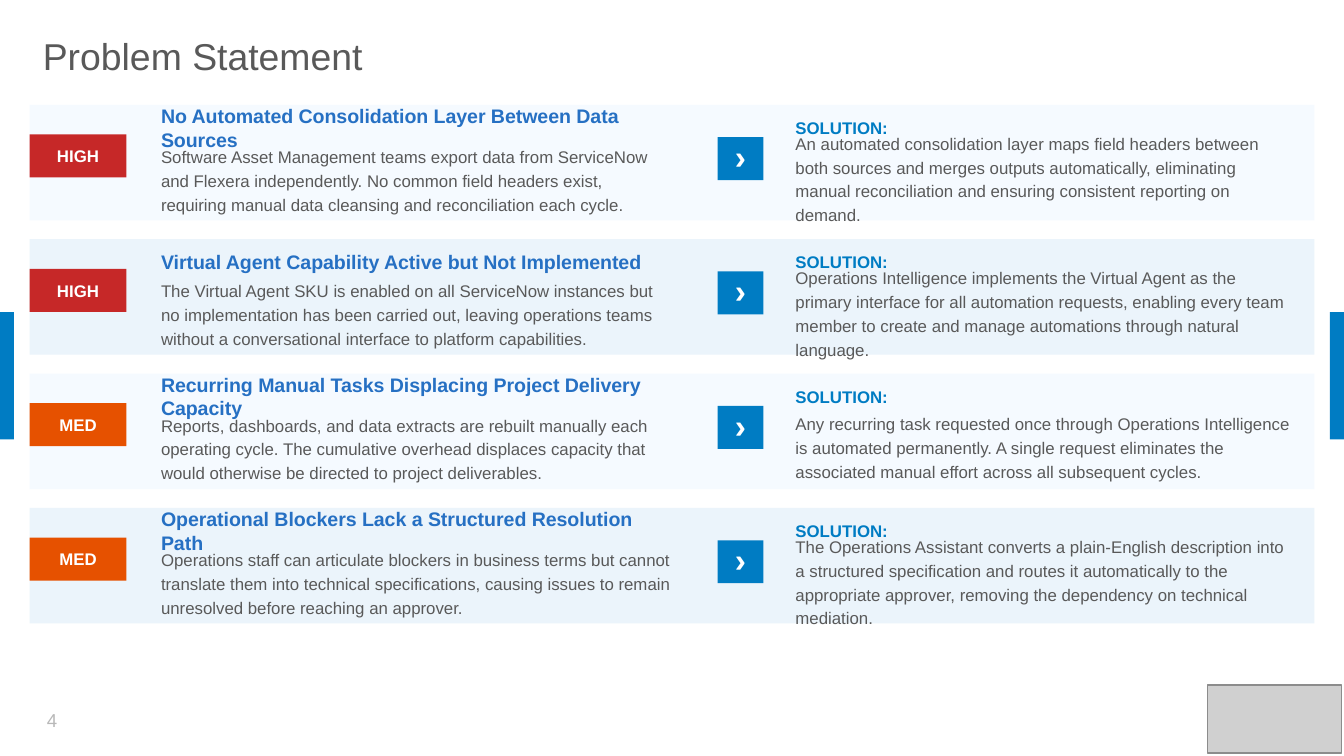
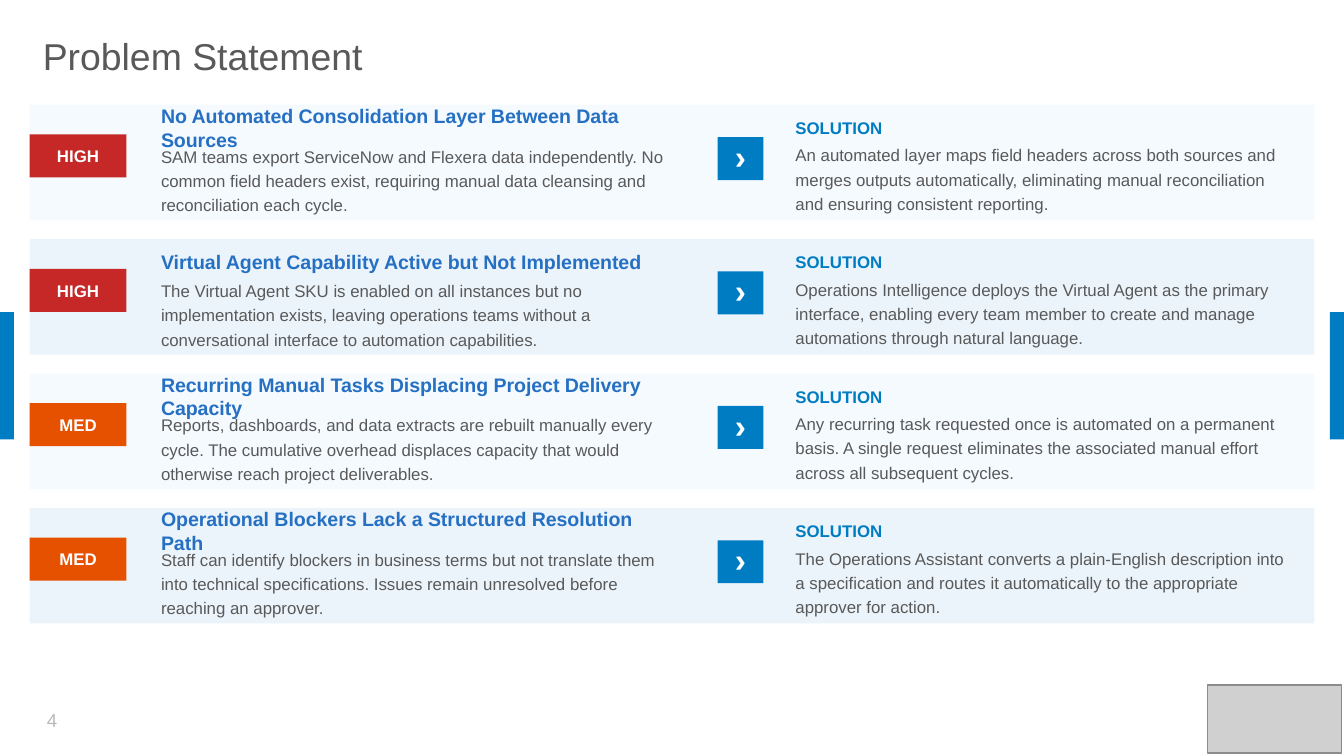
Before and after one commit to nassim-louzaoui/ServiceNow-Solutions, a slide deck: slide 4 of pptx_build/Operations-Intelligence-Overview.pptx. Drawn at 1344x756 pixels with LibreOffice and Linux fonts; fonts in the diff are those of the drawing; grey boxes stand for pictures. Boxes give left, top, right and bottom in pixels: in the first picture for what was removed or moved away, otherwise in the second. Text is boxed around its words. In the diff, an @@ line names an element or a change of style, - is before the commit and + after.

```diff
--- a/pptx_build/Operations-Intelligence-Overview.pptx
+++ b/pptx_build/Operations-Intelligence-Overview.pptx
@@ text at bbox=[795, 122, 882, 134]: text changed @@
-SOLUTION:
+SOLUTION
@@ text at bbox=[795, 149, 1275, 214]: text changed @@
-An automated consolidation layer maps field headers between both sources and merges outputs automatically, eliminating manual reconciliation and ensuring consistent reporting on demand.
+An automated layer maps field headers across both sources and merges outputs automatically, eliminating manual reconciliation and ensuring consistent reporting.
@@ text at bbox=[161, 151, 664, 215]: text changed @@
-Software Asset Management teams export data from ServiceNow and Flexera independently. No common field headers exist, requiring manual data cleansing and reconciliation each cycle.
+SAM teams export ServiceNow and Flexera data independently. No common field headers exist, requiring manual data cleansing and reconciliation each cycle.
@@ text at bbox=[795, 256, 882, 268]: text changed @@
-SOLUTION:
+SOLUTION
@@ text at bbox=[161, 285, 590, 350]: text changed @@
-The Virtual Agent SKU is enabled on all ServiceNow instances but no implementation has been carried out, leaving operations teams without a conversational interface to platform capabilities.
+The Virtual Agent SKU is enabled on all instances but no implementation exists, leaving operations teams without a conversational interface to automation capabilities.
@@ text at bbox=[795, 284, 1269, 348]: text changed @@
-Operations Intelligence implements the Virtual Agent as the primary interface for all automation requests, enabling every team member to create and manage automations through natural language.
+Operations Intelligence deploys the Virtual Agent as the primary interface, enabling every team member to create and manage automations through natural language.
@@ text at bbox=[161, 418, 652, 484]: text changed @@
-Reports, dashboards, and data extracts are rebuilt manually each operating cycle. The cumulative overhead displaces capacity that would otherwise be directed to project deliverables.
+Reports, dashboards, and data extracts are rebuilt manually every cycle. The cumulative overhead displaces capacity that would otherwise reach project deliverables.
@@ text at bbox=[795, 391, 882, 403]: text changed @@
-SOLUTION:
+SOLUTION
@@ text at bbox=[795, 418, 1274, 483]: text changed @@
-Any recurring task requested once through Operations Intelligence is automated permanently. A single request eliminates the associated manual effort across all subsequent cycles.
+Any recurring task requested once is automated on a permanent basis. A single request eliminates the associated manual effort across all subsequent cycles.
@@ text at bbox=[795, 525, 882, 537]: text changed @@
-SOLUTION:
+SOLUTION
@@ text at bbox=[161, 554, 654, 618]: text changed @@
-Operations staff can articulate blockers in business terms but cannot translate them into technical specifications, causing issues to remain unresolved before reaching an approver.
+Staff can identify blockers in business terms but not translate them into technical specifications. Issues remain unresolved before reaching an approver.
@@ text at bbox=[795, 553, 1284, 617]: text changed @@
-The Operations Assistant converts a plain-English description into a structured specification and routes it automatically to the appropriate approver, removing the dependency on technical mediation.
+The Operations Assistant converts a plain-English description into a specification and routes it automatically to the appropriate approver for action.
```
Also in this commit, not shown: 5 other slides changed, 3 slides added, 2 slides removed, 1 other file.
